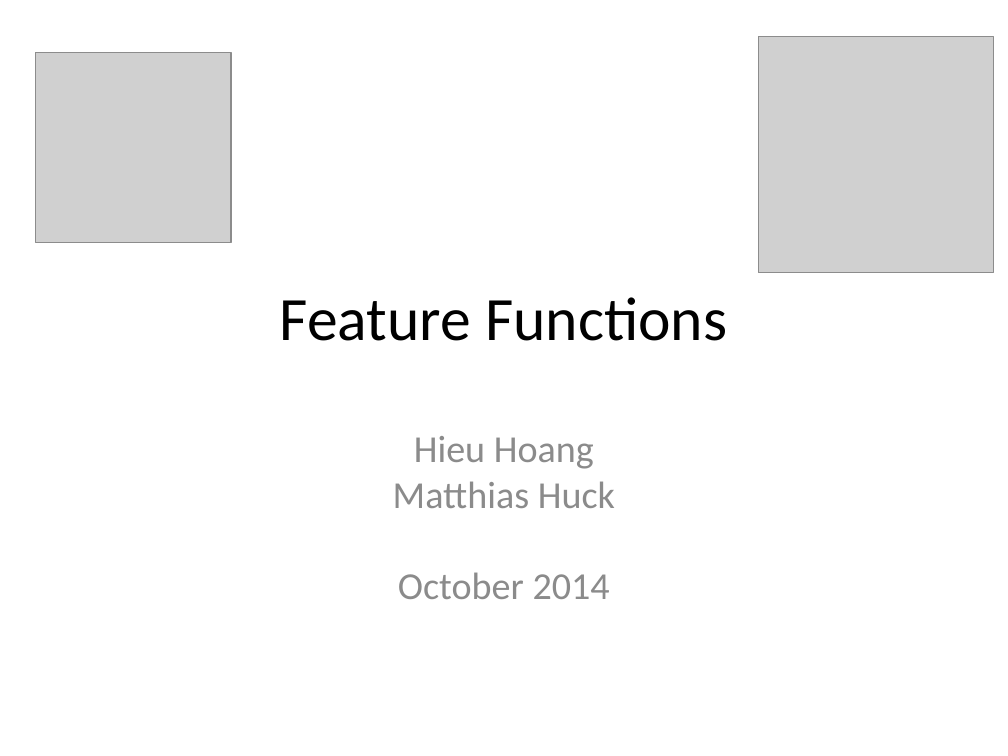
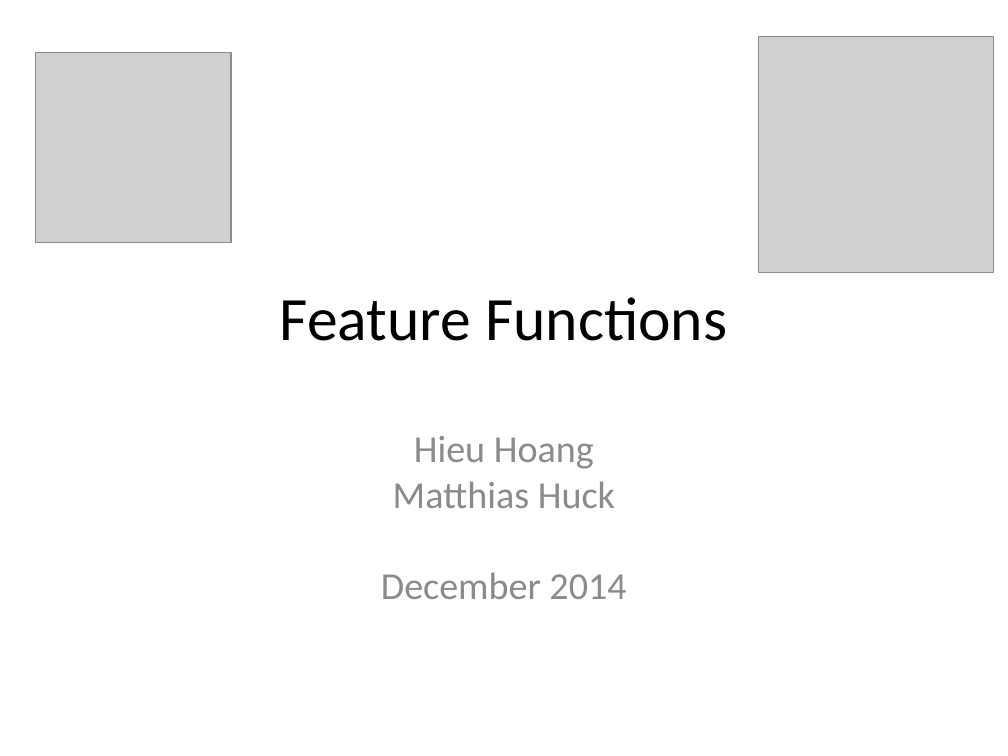
Before and after one commit to hieuhoang/papers, a slide deck: slide 1 of icon.2014/FeatureFunction.odp. Drawn at 1008x756 pixels with LibreOffice and Linux fonts; fonts in the diff are those of the drawing; grey boxes stand for pictures. Boxes give left, top, right and bottom in pixels: in the first picture for what was removed or moved away, otherwise in the second. Text is boxed around its words. In the diff, an @@ line names an element or a change of style, - is before the commit and + after.

```diff
--- a/icon.2014/FeatureFunction.odp
+++ b/icon.2014/FeatureFunction.odp
@@ subtitle at <box>381,572,626,599</box>: text changed @@
-October 2014
+December 2014
```
Also in this commit, not shown: 2 other files.
